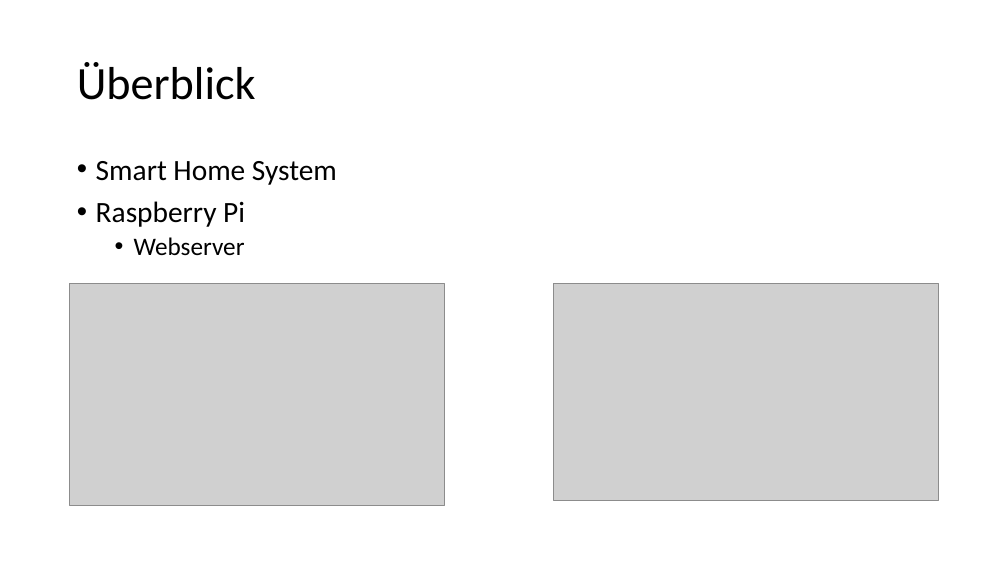
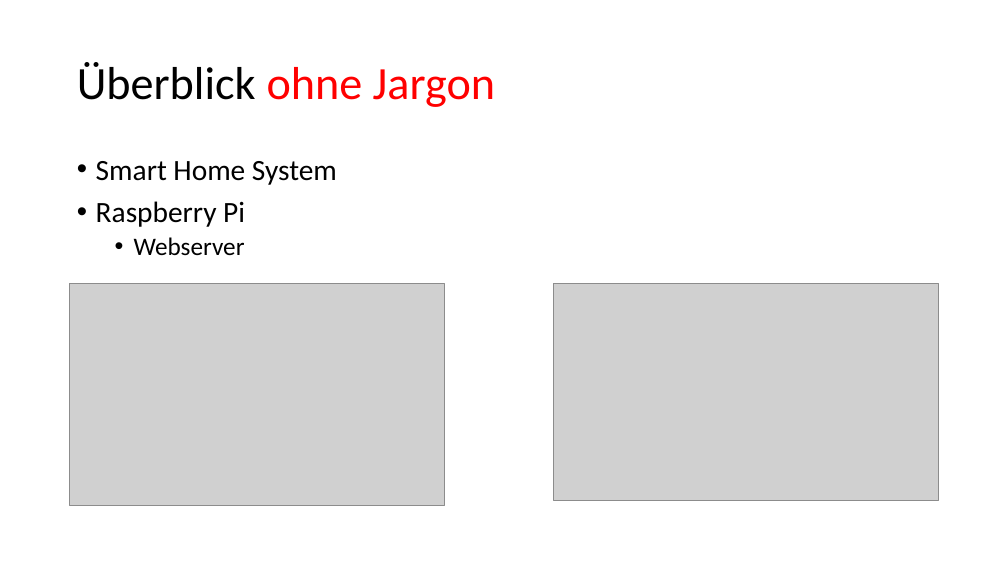
Before and after one commit to dacostaeric/smartpi, a slide deck: slide 2 of doc/project_topic_presentation.pptx. Drawn at 1008x567 pixels with LibreOffice and Linux fonts; fonts in the diff are those of the drawing; grey boxes stand for pictures. Boxes give left, top, right and bottom in pixels: in the first picture for what was removed or moved away, otherwise in the second. Text is boxed around its words. In the diff, an @@ line names an element or a change of style, - is before the commit and + after.

```diff
--- a/doc/project_topic_presentation.pptx
+++ b/doc/project_topic_presentation.pptx
@@ title at <box>77,62,495,107</box>: text changed; text colour #000000 to #FF0000 @@
-Überblick
+Überblick ohne Jargon
```
Also in this commit, not shown: 3 other slides changed, 2 slides added, 1 other file.
